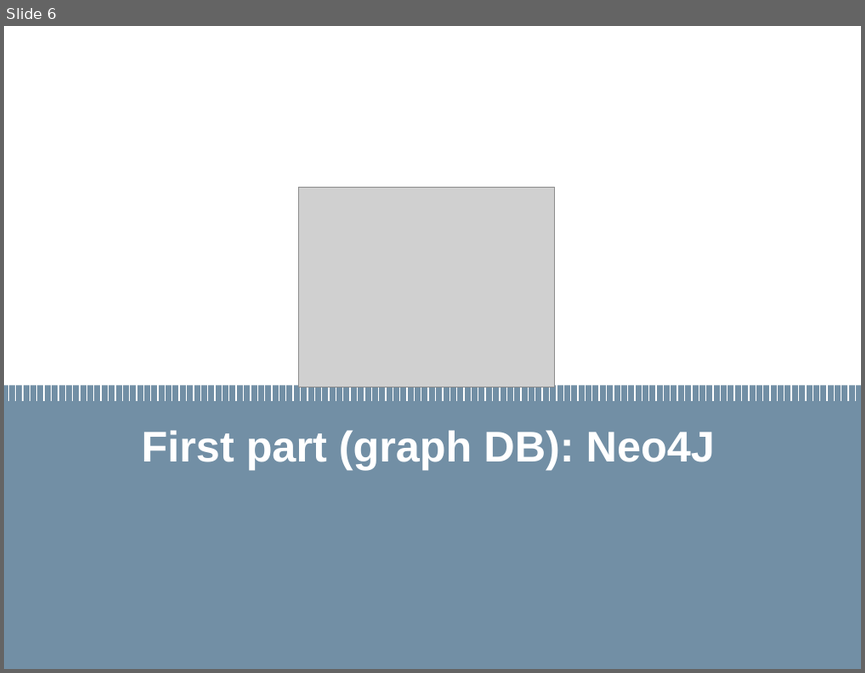
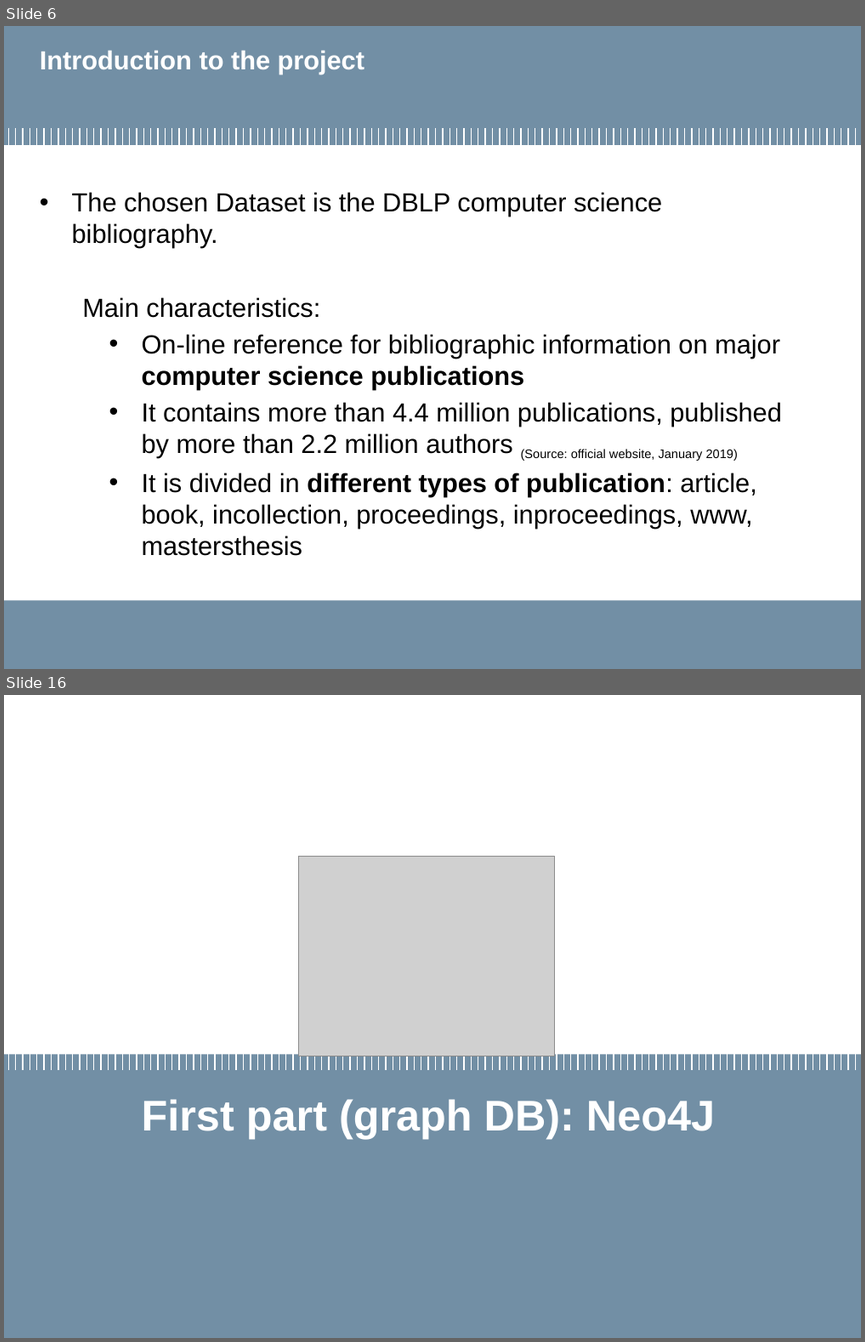
Before and after one commit to MarcoLucaPrevitera/BigData-Project, a slide deck: Presentation/FinalPresentation.pptx. Shown one above the other, each under a label of ours: slide 6 before the commit, slides 6 and 16 after it; the slides between them are not shown. The pictures are 865x673 and 865x1342 pixels, drawn with LibreOffice and Linux fonts; fonts in the diff are those of the drawing; grey boxes stand for pictures; background and template pictures are left out. Boxes give left, top, right and bottom in pixels: in the first picture for what was removed or moved away, otherwise in the second. Text is boxed around its words. In the diff, an @@ line names an element or a change of style, - is before the commit and + after.

```diff
--- a/Presentation/FinalPresentation.pptx
+++ b/Presentation/FinalPresentation.pptx
@@ slide 6 added at (4,26,861,669), background #FFFFFF @@
@@ rectangle added at (4,26,861,145), fill #728FA5 @@
@@ title added at (40,50,364,74), 22 pt, text #FFFFFF, bold @@
+Introduction to the project
@@ group added at (8,128,856,145): 120 lines @@
@@ text added at (72,192,782,556), 22 pt, text #000000 @@
+• The chosen Dataset is the DBLP computer science bibliography.
+Main characteristics:
+  • On-line reference for bibliographic information on major computer science publications
+  • It contains more than 4.4 million publications, published by more than 2.2 million authors (Source: official website, January 2019)
+  • It is divided in different types of publication: article, book, incollection, proceedings, inproceedings, www, mastersthesis
@@ rectangle added at (4,600,861,669), fill #728FA5 @@
@@ rectangle added at (4,618,323,654), fill #728FA5 @@
@@ what was slide 6 is now slide 16 @@
```
Also in this commit, not shown: 10 slides changed, 23 other slides added, 6 slides removed, 10 other files.
